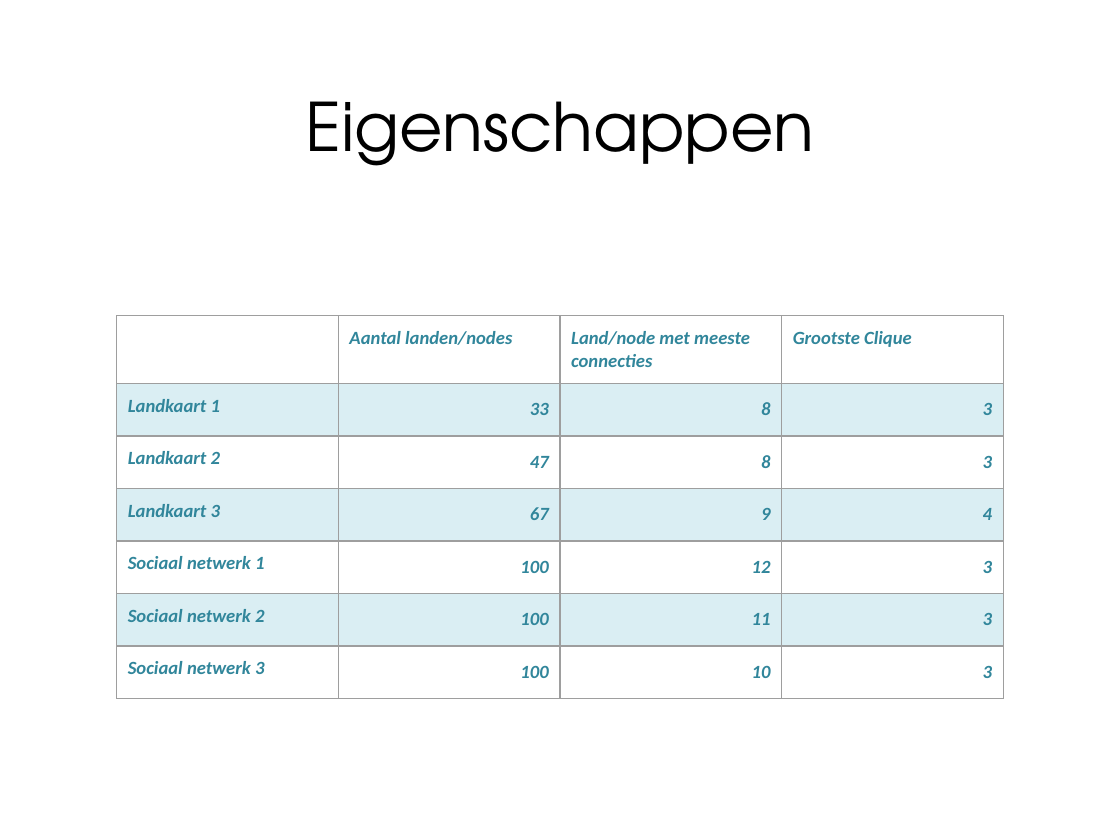
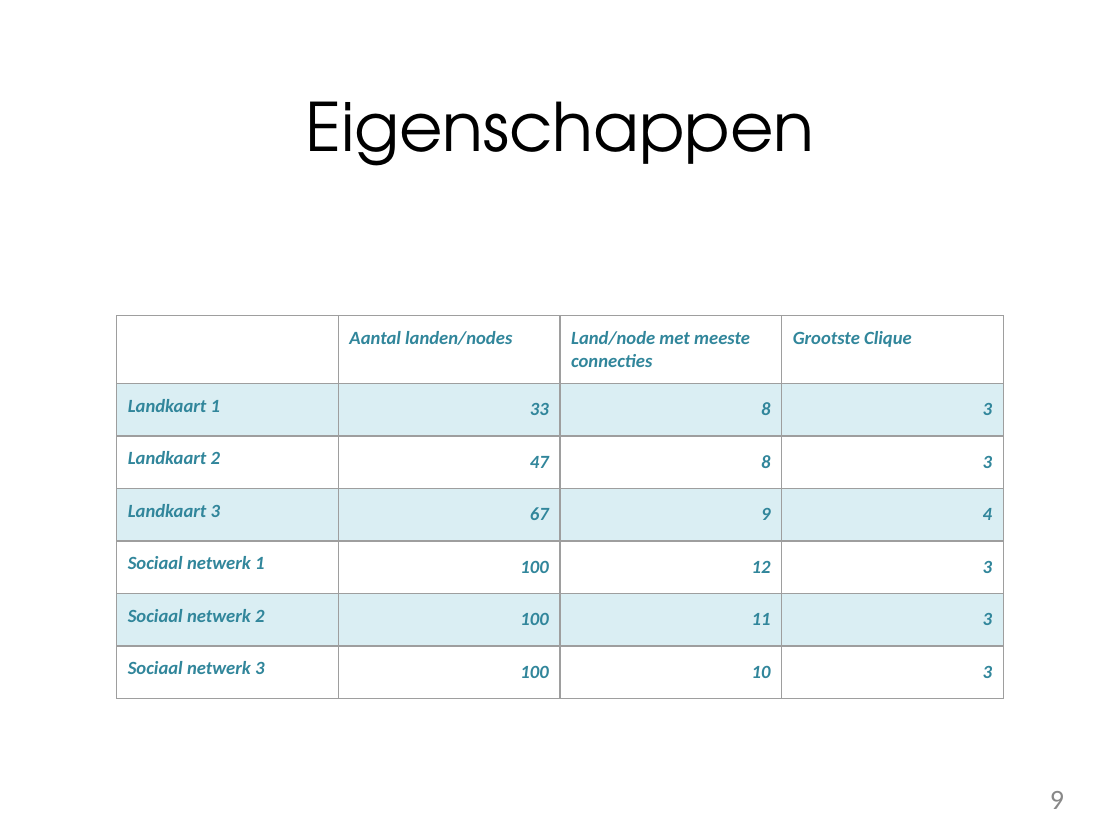
Before and after one commit to ekgorter/-c0ffee, a slide deck: slide 9 of Presentatie 3 Kaartkleuren.pptx. Drawn at 1120x840 pixels with LibreOffice and Linux fonts; fonts in the diff are those of the drawing; background and template pictures are left out. Boxes give left, top, right and bottom in pixels: in the first picture for what was removed or moved away, otherwise in the second. Text is boxed around its words. In the diff, an @@ line names an element or a change of style, - is before the commit and + after.

```diff
--- a/Presentatie 3 Kaartkleuren.pptx
+++ b/Presentatie 3 Kaartkleuren.pptx
@@ page number added at bbox=[1050, 791, 1064, 809], 18 pt, text #888888 @@
+9
```
Also in this commit, not shown: 13 other slides changed, 6 slides added, 2 slides removed.
